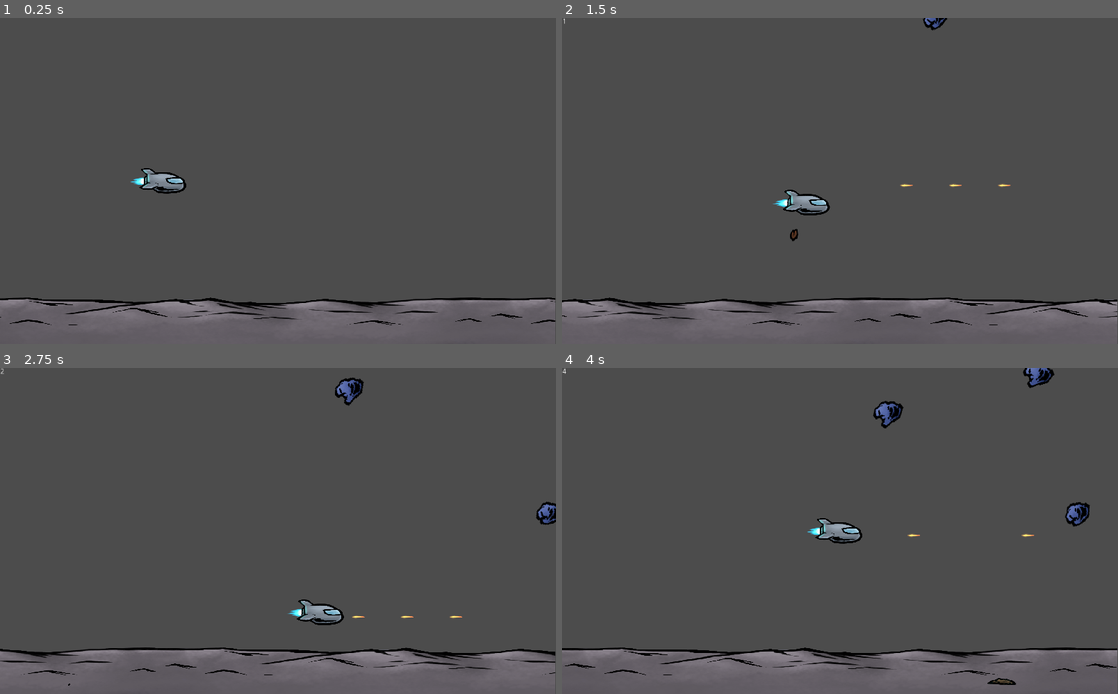
Above: before the commit, frames 1-4 (two rows, left to right).
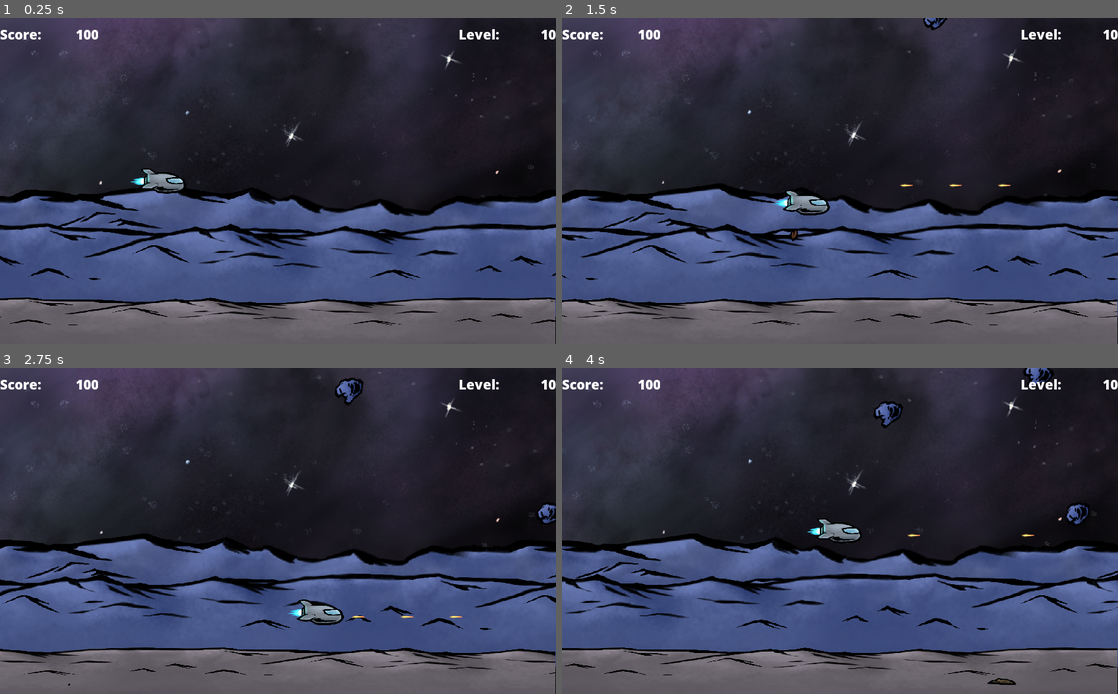
Above: after the commit, the same moments.

Repository: chapmanh/Terraformia
Game: Godot game, scene res://MainScenes/Game.tscn
The game is run twice, just before and just after one commit, with the same random seed, the same clock (stepped at 60 frames per second) and the same inputs.
Inputs (mouse positions are in pixels of both pictures, inside the frame that each line leads up to):
- Up to frame 1 (0.25 s): no input
- Up to frame 2 (1.5 s): move the mouse to (962, 164) at 0.52 s; press the mouse at (962, 164) at 0.53 s; hold Right (game_right) 0.53-1.28 s; move the mouse to (728, 197) at 1.27 s; release the mouse at (728, 197) at 1.28 s; hold S (game_down) from 1.28 s (still down); right-click (728, 197) at 1.35 s
- Up to frame 3 (2.75 s): move the mouse to (333, 459) at 2.02 s; release S (game_down) at 2.03 s; press the mouse at (333, 459) at 2.03 s; hold Right (game_right) from 2.03 s (still down)
- Up to frame 4 (4 s): move the mouse to (812, 596) at 2.77 s; release Right (game_right) at 2.78 s; release the mouse at (812, 596) at 2.78 s; hold W (game_up) 2.78-3.53 s; right-click (812, 596) at 2.85 s; move the mouse to (1006, 579) at 3.52 s; press the mouse at (1006, 579) at 3.53 s; hold A (game_left) from 3.53 s (still down)

The runs differ from the first frame. In frame 1, 78% of the frame differs, in the area x 0-100%, y 0-100%; in frame 2, 78%; in frame 3, 77%; in frame 4, 77%.
Error after the commit: Invalid set index 'text' (on base: 'null instance') with value of type 'String'. (res://MainScenes/Game.gd:64)

Commit message:
Basic HUD

Diff:
--- a/Moonshot/MainScenes/Game.gd
+++ b/Moonshot/MainScenes/Game.gd
@@ -1,6 +1,7 @@
 extends Node2D
 
 onready var scoreLabel = $ScoreLabel
+onready var highScores = $HighScores
 
 var plMeteor := preload("res://Meteor/Meteor.tscn")
 var score : int
@@ -9,6 +10,7 @@
 # Called when the node enters the scene tree for the first time.
 func _ready() -> void:
 	randomize()
+	highScores.visible = false
 	new_game()
 
 	# Initialise ground scroll speed via shaders
@@ -28,6 +30,11 @@
 
 	# Stop level increase
 	$LevelTimer.stop()
+
+	# Display scores
+	highScores.visible = true
+	$HighScores/APHighScores.play("fadeIn")
+
 
 func new_game():
 	score = 0
--- a/Moonshot/MainScenes/Game.tscn
+++ b/Moonshot/MainScenes/Game.tscn
@@ -1,5 +1,6 @@
-[gd_scene load_steps=12 format=2]
+[gd_scene load_steps=17 format=2]
 
+[ext_resource path="res://MainScenes/HighScores.tscn" type="PackedScene" id=1]
 [ext_resource path="res://FGBG/Background/Background_1.tscn" type="PackedScene" id=2]
 [ext_resource path="res://Player/Player.tscn" type="PackedScene" id=3]
 [ext_resource path="res://MainScenes/Game.gd" type="Script" id=4]
@@ -10,7 +11,46 @@
 [ext_resource path="res://FGBG/Background/Background_Distant.gd" type="Script" id=9]
 [ext_resource path="res://FGBG/Background/Background_Distant_Static.tscn" type="PackedScene" id=10]
 [ext_resource path="res://FGBG/Background/Ground.tscn" type="PackedScene" id=11]
+[ext_resource path="res://assets/Fonts/OpenSans-ExtraBold.ttf" type="DynamicFontData" id=12]
 [ext_resource path="res://MainScenes/EnemySpawn.gd" type="Script" id=13]
+
+[sub_resource type="Animation" id=1]
+resource_name = "fadeOut"
+length = 3.0
+step = 1.0
+tracks/0/type = "value"
+tracks/0/path = NodePath(".:modulate")
+tracks/0/interp = 1
+tracks/0/loop_wrap = true
+tracks/0/imported = false
+tracks/0/enabled = true
+tracks/0/keys = {
+"times": PoolRealArray( 0, 3 ),
+"transitions": PoolRealArray( 1, 1 ),
+"update": 0,
+"values": [ Color( 1, 1, 1, 0 ), Color( 1, 1, 1, 1 ) ]
+}
+
+[sub_resource type="Animation" id=2]
+resource_name = "fadeOut"
+length = 3.0
+step = 1.0
+tracks/0/type = "value"
+tracks/0/path = NodePath(".:modulate")
+tracks/0/interp = 1
+tracks/0/loop_wrap = true
+tracks/0/imported = false
+tracks/0/enabled = true
+tracks/0/keys = {
+"times": PoolRealArray( 0, 3 ),
+"transitions": PoolRealArray( 1, 1 ),
+"update": 0,
+"values": [ Color( 1, 1, 1, 1 ), Color( 1, 1, 1, 0 ) ]
+}
+
+[sub_resource type="DynamicFont" id=3]
+size = 25
+font_data = ExtResource( 12 )
 
 [node name="Game" type="Node2D"]
 script = ExtResource( 4 )
@@ -20,7 +60,6 @@
 [node name="MobTimer" type="Timer" parent="."]
 
 [node name="Backgrounds" type="Node2D" parent="."]
-visible = false
 
 [node name="Background_Distant" parent="Backgrounds" instance=ExtResource( 8 )]
 script = ExtResource( 9 )
@@ -41,6 +80,15 @@
 [node name="Player" parent="." instance=ExtResource( 3 )]
 position = Vector2( 100, 300 )
 
+[node name="HighScores" parent="." instance=ExtResource( 1 )]
+modulate = Color( 1, 1, 1, 0 )
+margin_right = 1024.0
+margin_bottom = 600.0
+
+[node name="APHighScores" type="AnimationPlayer" parent="HighScores"]
+anims/fadeIn = SubResource( 1 )
+anims/fadeOut = SubResource( 2 )
+
 [node name="EnemySpawn" type="Node2D" parent="."]
 script = ExtResource( 13 )
 
@@ -56,13 +104,80 @@
 wait_time = 10.0
 autostart = true
 
-[node name="ScoreLabel" type="Label" parent="."]
-anchor_right = 1.0
-margin_right = 78.0
-margin_bottom = 78.0
+[node name="HUD2" type="HBoxContainer" parent="."]
+margin_right = 1024.0
+margin_bottom = 60.0
+rect_clip_content = true
+size_flags_vertical = 3
 __meta__ = {
 "_edit_use_anchors_": false
 }
+
+[node name="ScoreContainer" type="HBoxContainer" parent="HUD2"]
+margin_right = 181.0
+margin_bottom = 60.0
+
+[node name="LabelScore" type="Label" parent="HUD2/ScoreContainer"]
+margin_right = 77.0
+margin_bottom = 60.0
+rect_min_size = Vector2( 35, 60 )
+size_flags_horizontal = 0
+size_flags_vertical = 0
+custom_fonts/font = SubResource( 3 )
+text = "Score:"
+valign = 1
+
+[node name="LabelScoreValue" type="Label" parent="HUD2/ScoreContainer"]
+margin_left = 81.0
+margin_right = 181.0
+margin_bottom = 60.0
+rect_min_size = Vector2( 100, 60 )
+size_flags_horizontal = 0
+size_flags_vertical = 0
+custom_fonts/font = SubResource( 3 )
+text = "100"
+align = 2
+valign = 1
+clip_text = true
+
+[node name="LabelBuffer" type="Label" parent="HUD2"]
+margin_left = 185.0
+margin_right = 816.0
+margin_bottom = 60.0
+rect_min_size = Vector2( 100, 60 )
+size_flags_horizontal = 3
+size_flags_vertical = 0
+custom_fonts/font = SubResource( 3 )
+valign = 1
+clip_text = true
+
+[node name="LevelContainer" type="HBoxContainer" parent="HUD2"]
+margin_left = 820.0
+margin_right = 1024.0
+margin_bottom = 60.0
+
+[node name="LabelLevel" type="Label" parent="HUD2/LevelContainer"]
+margin_right = 100.0
+margin_bottom = 60.0
+rect_min_size = Vector2( 100, 60 )
+size_flags_horizontal = 0
+size_flags_vertical = 0
+custom_fonts/font = SubResource( 3 )
+text = "Level:"
+align = 2
+valign = 1
+
+[node name="LabelLevelValue" type="Label" parent="HUD2/LevelContainer"]
+margin_left = 104.0
+margin_right = 204.0
+margin_bottom = 60.0
+rect_min_size = Vector2( 100, 60 )
+size_flags_horizontal = 0
+size_flags_vertical = 0
+custom_fonts/font = SubResource( 3 )
+text = "10"
+align = 2
+valign = 1
 [connection signal="timeout" from="ScoreTimer" to="." method="_on_ScoreTimer_timeout"]
 [connection signal="killed" from="Player" to="." method="_on_Player_killed"]
 [connection signal="timeout" from="EnemySpawn/EnemyGenerator/EnemyGenerationTimer" to="EnemySpawn" method="_on_EnemyGenerationTimer_timeout"]
--- a/Moonshot/MainScenes/HighScores.gd
+++ b/Moonshot/MainScenes/HighScores.gd
@@ -26,13 +26,13 @@
 
 # Called when the node enters the scene tree for the first time.
 func _ready() -> void:
+	# Update board
 	_updateBoard()
-
-	# Testing new submission function
-	_newAttempt(board, ["big guy", 6666])
+#	# Testing new submission function
+#	newAttempt(["big guy", 6666])
 
 # Given the current board, place [attemptName, attemptScore] inside
-func _newAttempt(board, attempt):
+func newAttempt(attempt):
 	print("Updating board...")
 	var names: Array = board[0]
 	var attemptName: String = attempt[0]
--- a/Moonshot/MainScenes/HighScores.tscn
+++ b/Moonshot/MainScenes/HighScores.tscn
@@ -21,6 +21,7 @@
 }
 
 [node name="TextureRect" type="TextureRect" parent="."]
+visible = false
 margin_right = 1024.0
 margin_bottom = 600.0
 texture = ExtResource( 7 )
